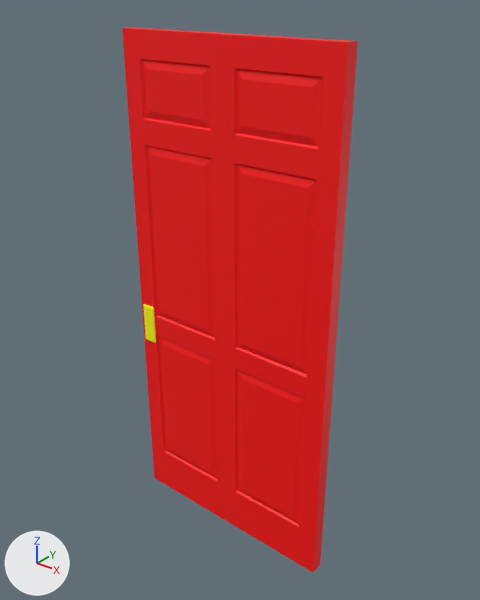
The glTF model assets/doors/doorway_door_2.glb: old version first, new version second.
Rendered twice from a camera (50 mm lens) standing at (1.46, -0.75, 2.2) and looking at (0.01, 1.05, 1.08). Arrows for +X, +Y and +Z are at lower left; the lights stay in place. Where no turn or scale is listed for an object, it has been applied to the vertices. Vertices at the same position are counted once.

In view in the first picture: 'doorway_door_2'.
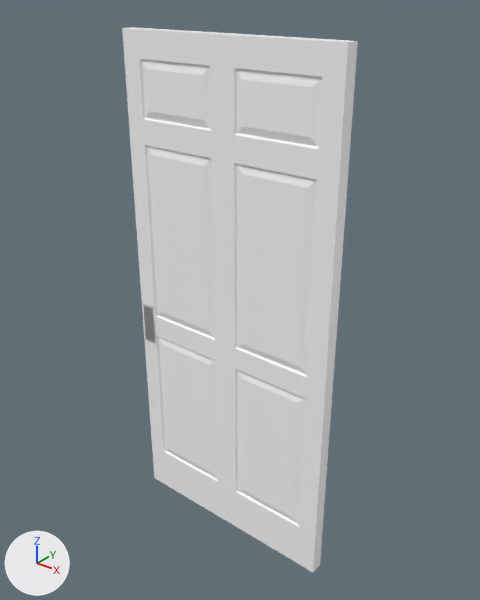
Edits to the bpy script that builds the scene:
```text
Add mat_frame_material:
    mat_frame_material = principled_material('Frame_Material')
    mat_frame_material.base_color = (1.0, 1.0, 1.0)  # white #ffffff
Add mat_metal_material:
    mat_metal_material = principled_material('Metal_Material')
    mat_metal_material.base_color = (0.8, 0.8, 0.8)  # white #e7e7e7
    mat_metal_material.metallic = 1.0
    mat_metal_material.roughness = 0.3
Change me_mesh_004:
    where me_mesh_004.from_pydata(...)  # 216 vertices, 424 faces; spans x -0.46..0.46, y 0.97..1.03, z 0.0..2.03
    used by ob_doorway_door_2; location = (0.0, 0.0, 0.0)
    me_mesh_004 part 1: all 380 faces that had it switch from mat_doorway_primary_mat (red #ff0000) to mat_frame_material (white #ffffff)
    me_mesh_004 part 2: all 44 faces that had it switch from mat_doorway_secondary_mat (yellow #ffff00) to mat_metal_material (white #e7e7e7)
```

Pixel boxes [x1, y1, x2, y2] of what changed, in the pictures (480 x 600 px):
part 1 of me_mesh_004, recoloured (red to white)
    both: [122, 27, 358, 572]
part 2 of me_mesh_004, recoloured (yellow to white)
    both: [143, 304, 156, 343]
